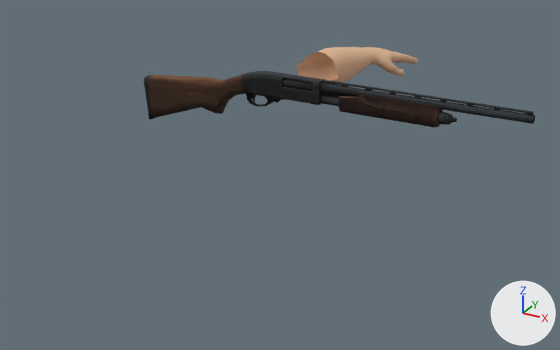
What one commit did to the glTF model public/assets/weapons/retro_shotgun_arms.glb.
The view is the same before and after, from a 50 mm camera at (89.5, -148.4, 60.2) aimed at (12.6, -8.5, -9.8). The axes (+X, +Y, +Z) are drawn at lower right. The lights are the same throughout. The older version comes first. Where no turn or scale is listed for an object, it has been applied to the vertices. Vertices at exactly the same position are counted once.

In view in the first picture: 'FPS_Arms_Mesh', 'Forearm_Mesh', 'Main_Mesh' and 1 more.
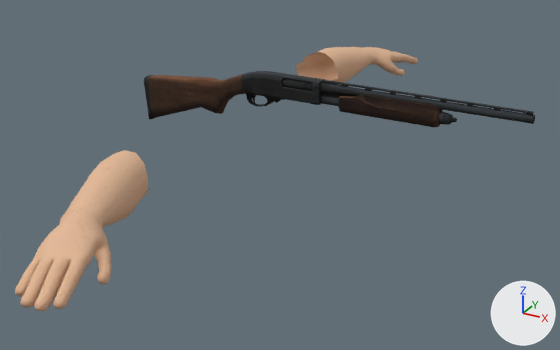
Changed parts and their boxes (x1, y1, x2, y2) in the pictures (560 x 350 px):
```json
{"object": "FPS_Arms_Mesh", "change": "reshaped", "before": [296, 47, 418, 83], "after": [15, 47, 418, 311]}
{"part": 1, "of": "me_circle_003", "change": "added", "after": [15, 150, 151, 311], "on screen": "beige"}
```

The change, as JSON lines over the scene's bpy script:
```json
{"block": "me_circle_003", "where": "# used by ob_fps_arms_mesh; location = (0.0, 0.0, 0.0)"}
{"op": "remove", "block": "me_circle_003", "code": "me_circle_003.from_pydata(...)  # 793 vertices, 1566 faces; spans x -8.9..13.9, y 39.5..80.1, z -6.4..5.1"}
{"op": "add", "block": "me_circle_003", "code": "me_circle_003.from_pydata(...)  # 1586 vertices, 3132 faces; spans x -8.9..13.9, y -80.1..80.1, z -6.4..5.1"}
{"block": "me_circle_003", "change": "me_circle_003 part 1: the loose piece of 793 vertices spanning x -8.9..13.9, y 39.5..80.1, z -6.4..5.1 is copied, and the copy is mirrored in y about the mesh origin; it spans x -8.9..13.9, y -80.1..-39.5, z -6.4..5.1"}
```
